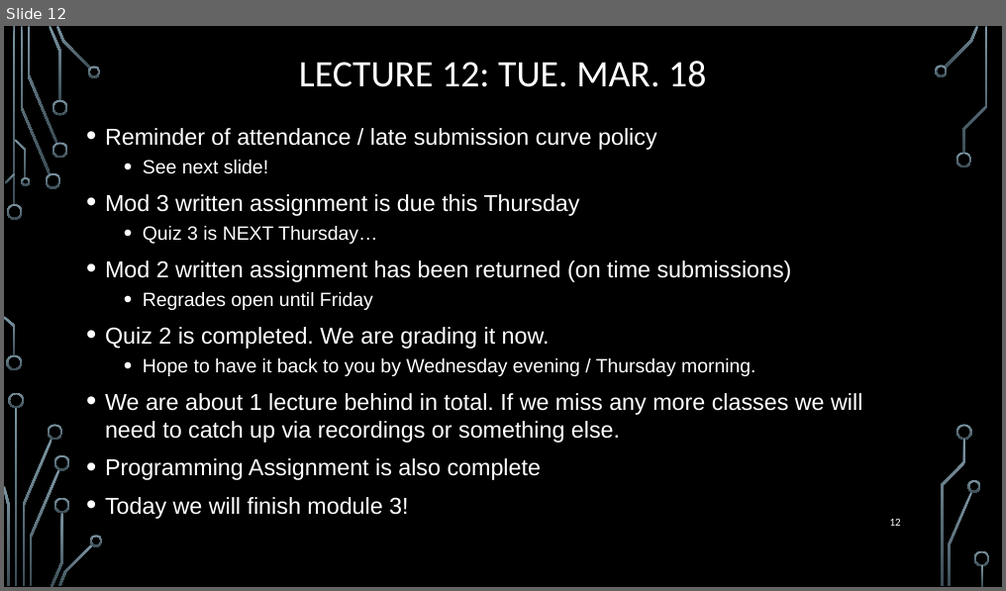
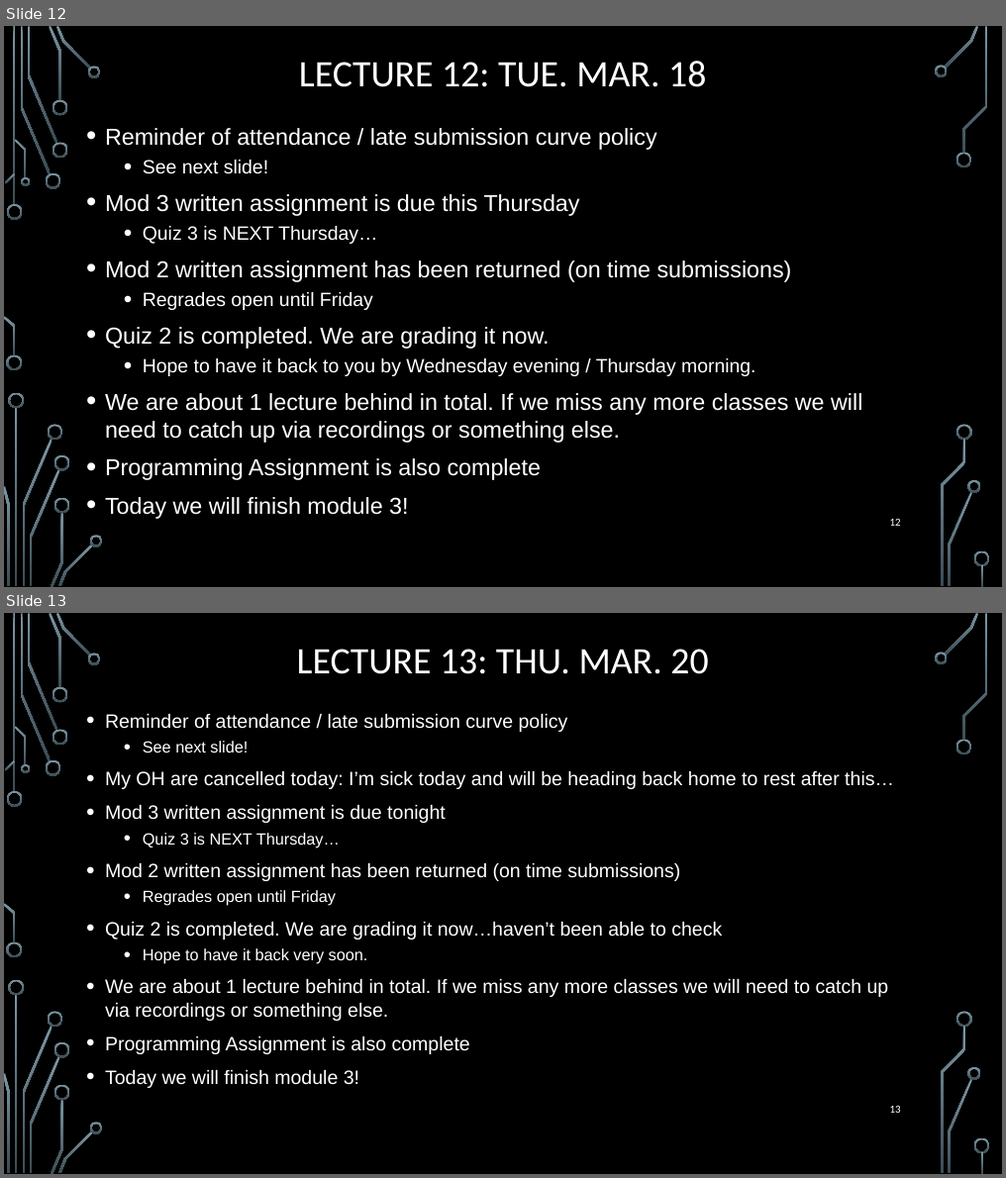
Before and after one commit to markfloryan/dmt2, a slide deck: slides/00-DailyAnnouncements.pptx. Shown one above the other, each under a label of ours: slide 12 before the commit, slides 12 and 13 after it. The pictures are 1006x591 and 1006x1178 pixels, drawn with LibreOffice and Linux fonts; fonts in the diff are those of the drawing; background and template pictures are left out. Boxes give left, top, right and bottom in pixels: in the first picture for what was removed or moved away, otherwise in the second. Text is boxed around its words. In the diff, an @@ line names an element or a change of style, - is before the commit and + after.

```diff
--- a/slides/00-DailyAnnouncements.pptx
+++ b/slides/00-DailyAnnouncements.pptx
@@ slide 13 added at [4, 613, 1002, 1174], background picture (left out); not listed: 36 template elements that a slide beside it also shows @@
@@ title added at [297, 649, 708, 674], 36 pt, text #FFFFFF @@
+LECTURE 13: THU. MAR. 20
@@ text added at [105, 714, 894, 1088], 18.6 pt, text #FFFFFF @@
+• Reminder of attendance / late submission curve policy
+  • See next slide!
+• My OH are cancelled today: I’m sick today and will be heading back home to rest after this…
+• Mod 3 written assignment is due tonight
+  • Quiz 3 is NEXT Thursday…
+• Mod 2 written assignment has been returned (on time submissions)
+  • Regrades open until Friday
+• Quiz 2 is completed. We are grading it now…haven’t been able to check
+  • Hope to have it back very soon.
+• We are about 1 lecture behind in total. If we miss any more classes we will need to catch up via recordings or something else.
+• Programming Assignment is also complete
+• Today we will finish module 3!
@@ page number added at [890, 1106, 901, 1113], 10.5 pt, text #FFFFFF @@
+13
```
Also in this commit, not shown: 1 slide changed, 1 other file.
